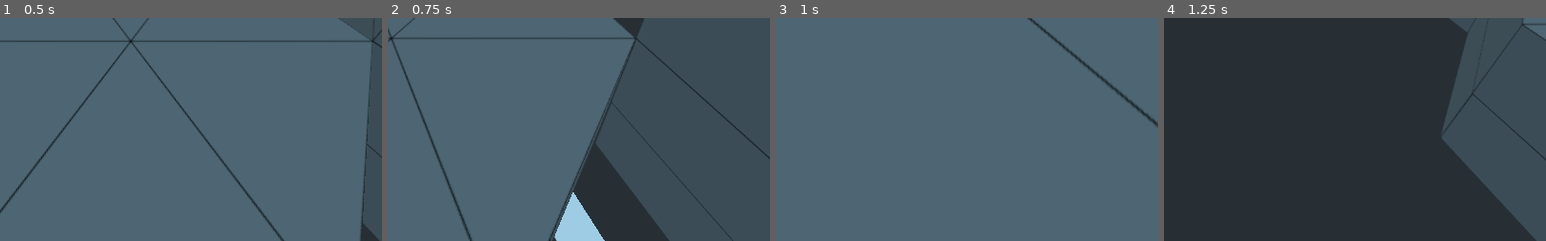
Above: before the commit, frames 1-4 (left to right).
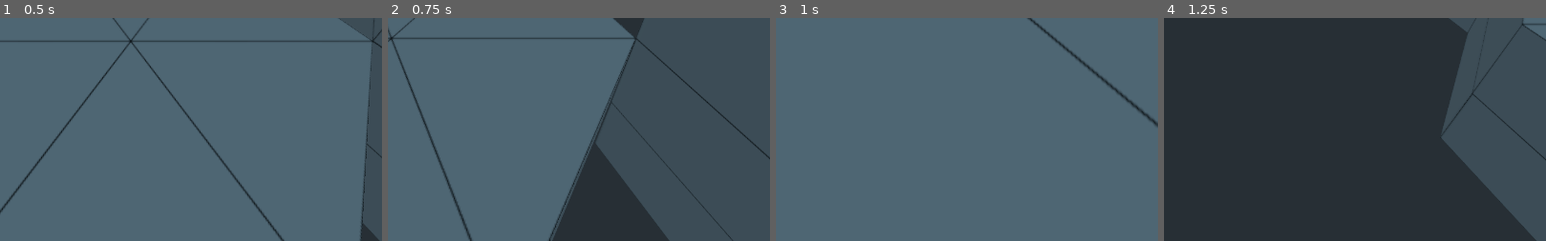
Above: after the commit, the same moments.

Repository: Delaunay/Chessy
Game: Godot game, scene res://assets/map/GridMap.tscn
Same seed, same stepped clock (60 frames per second), same inputs: the game is played once before the commit and once after it.
Inputs (mouse positions are % of the whole screen's width and height, from its top left):
- Up to frame 1 (0.5 s): no input
- Up to frame 2 (0.75 s): tap Enter at 0.5 s; move the mouse to (72, 45) at 0.52 s; hold D (move_right) from 0.53 s (still down); tap Mouse wheel up (zoom_in) at 0.6 s; click (72, 45) at 0.67 s
- Up to frame 3 (1 s): keep holding D (move_right); tap Space (jump) at 0.77 s
- Up to frame 4 (1.25 s): keep holding D (move_right)
The pictures show only the part of the screen within x 33-83%, y 50-100%; the shares and areas given below are measured in that part.

Frame 1 is identical in both runs. In frame 2, 1.5% of the frame differs, in the area x 43-57%, y 78-100%; in frame 3, nothing differs; in frame 4, nothing differs.

Commit message:
-

Diff:
--- a/assets/tactician.gd
+++ b/assets/tactician.gd
@@ -1,43 +1,37 @@
 extends Spatial
 
 
-# Declare member variables here. Examples:
-# var a = 2
-# var b = "text"
+var cursor_position = Vector3(0, 0, 0)
+var grid_map = null
 
 
 # Called when the node enters the scene tree for the first time.
 func _ready():
-	pass # Replace with function body.
+	var parent = get_parent()
+
+	if not parent is GridMap:
+		print('Error! tactician needs to be a child of GridMap')
+
+	grid_map = parent
+	cursor_position = snap_to_grid(cursor_position)
+	$Cursor.translate(cursor_position)
+
+
+func snap_to_grid(pos):
+	var cell = grid_map.world_to_map(pos)
+	cell.y -= 1
+	return grid_map.map_to_world(cell.x, cell.y, cell.z)
 
 
 # Called every frame. 'delta' is the elapsed time since the previous frame.
 #func _process(delta):
 #	pass
-var cursor_position = Vector3(0, 0, 0)
-
 
 func _input(event):
 	var collision = $Camera.select_object(event)
 
-	# {collider:[GridMap:1321], collider_id:1321, normal:(0.004067, 0.999941, 0.010094), position:(-3.100389, 0.544514, 4.125091), rid:[RID], shape:37}
-
 	if collision:
-		var parent = get_parent()
-
-		if not parent is GridMap:
-			print('Error! tactician needs to be a child of GridMap')
-			return false
-
-		var cell = parent.world_to_map(collision.position)
-		cell.y -= 1
-		var cell_pos = parent.map_to_world(cell.x, cell.y, cell.z)
-
-		$Cursor.translate(cell_pos - cursor_position)
-		cursor_position = cell_pos
-
-		print("Move and slide to", cell_pos)
-		# collision.collider
-
-		print(collision)
+		var pos = snap_to_grid(collision.position)
+		$Cursor.translate(pos - cursor_position)
+		cursor_position = pos
 		return true
